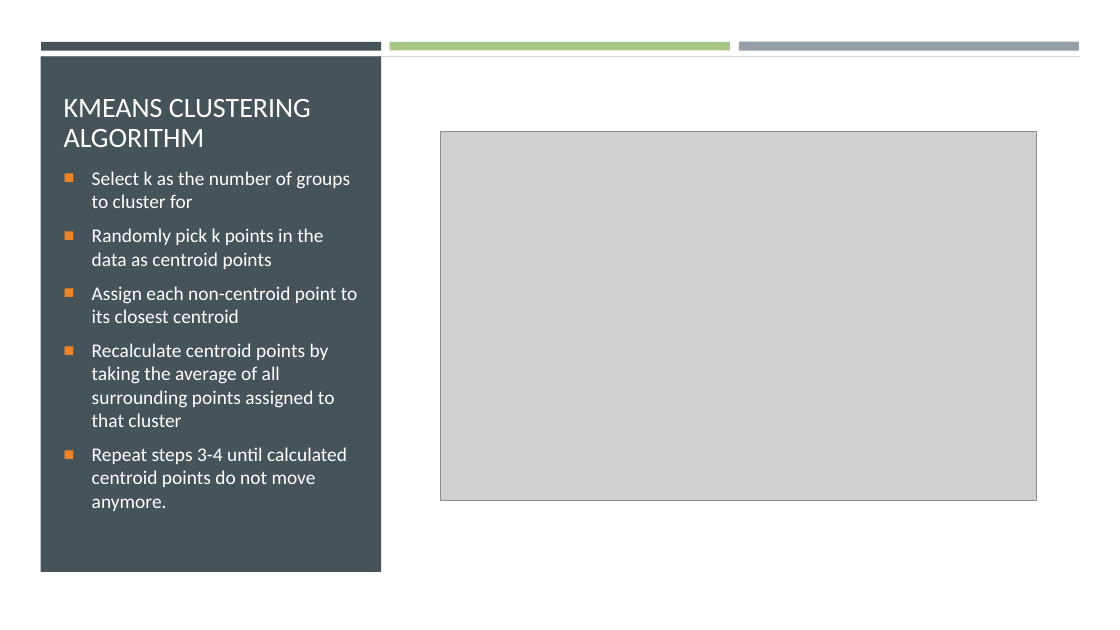
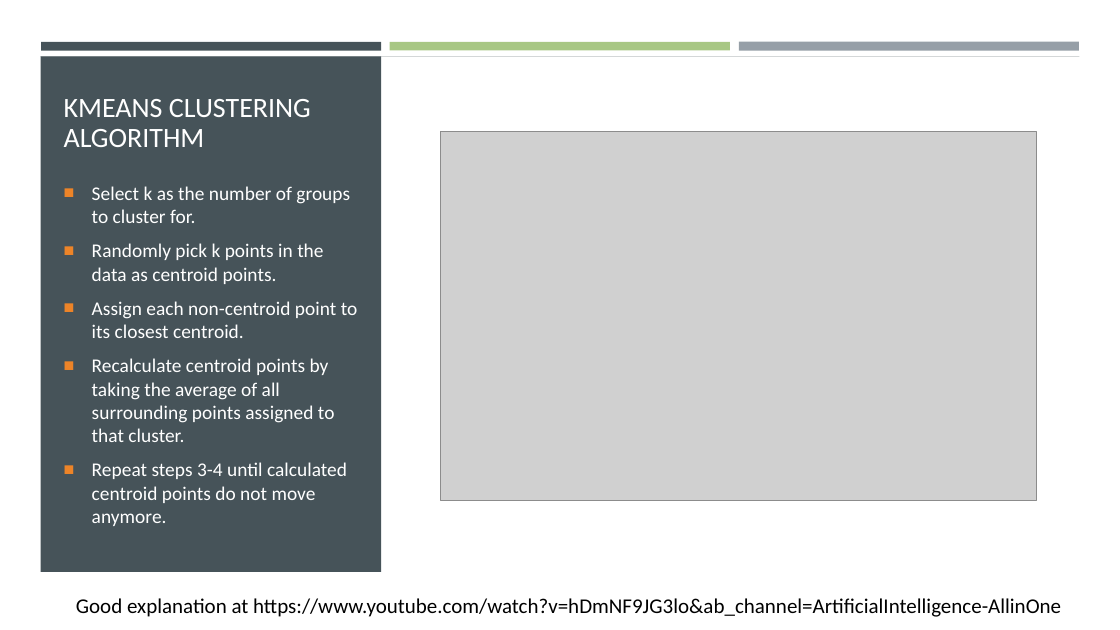
Before and after one commit to dapopov-st/store-customer-segmentation, a slide deck: slide 6 of Customer-Segmentation-Presentation.pptx. Drawn at 1120x630 pixels with LibreOffice and Linux fonts; fonts in the diff are those of the drawing; grey boxes stand for pictures. Boxes give left, top, right and bottom in pixels: in the first picture for what was removed or moved away, otherwise in the second. Text is boxed around its words. In the diff, an @@ line names an element or a change of style, - is before the commit and + after.

```diff
--- a/Customer-Segmentation-Presentation.pptx
+++ b/Customer-Segmentation-Presentation.pptx
@@ text at bbox=[92, 186, 358, 442]: text changed @@
-■ Select k as the number of groups to cluster for
-■ Randomly pick k points in the data as centroid points
-■ Assign each non-centroid point to its closest centroid
-■ Recalculate centroid points by taking the average of all surrounding points assigned to that cluster
+■ Select k as the number of groups to cluster for.
+■ Randomly pick k points in the data as centroid points.
+■ Assign each non-centroid point to its closest centroid.
+■ Recalculate centroid points by taking the average of all surrounding points assigned to that cluster.
@@ text added at bbox=[76, 598, 1061, 617], 18 pt, text #000000 @@
+Good explanation at https://www.youtube.com/watch?v=hDmNF9JG3lo&ab_channel=ArtificialIntelligence-AllinOne
```
Also in this commit, not shown: 1 other slide changed, 1 slide added, 1 other file.
